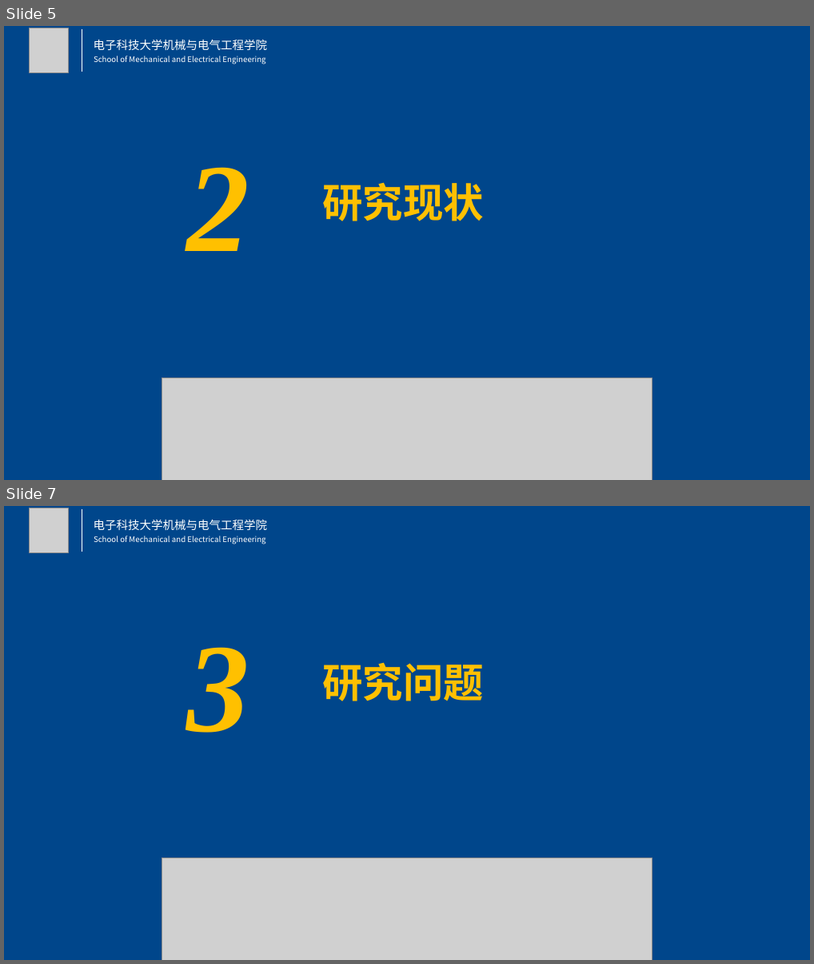
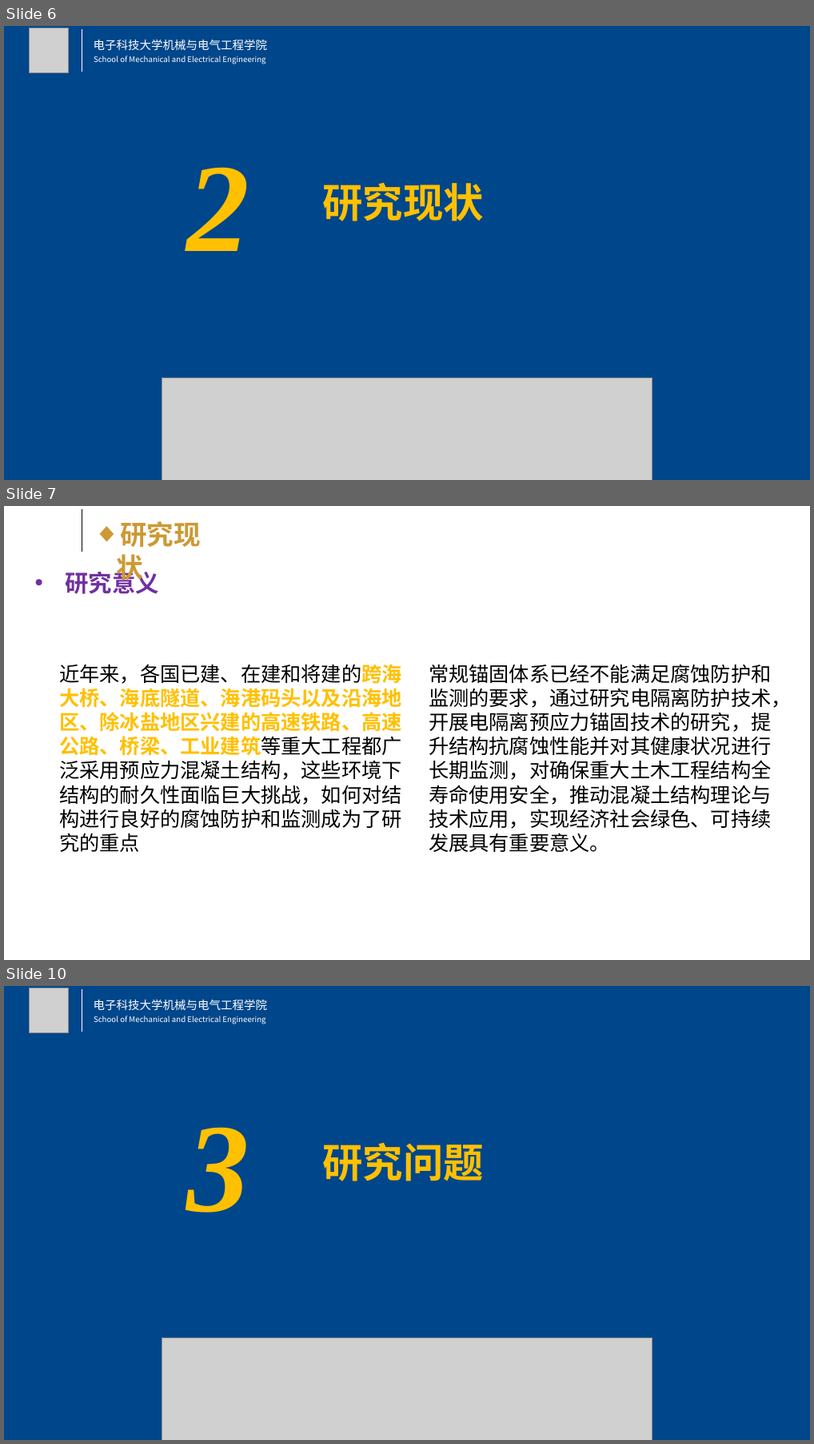
Before and after one commit to kokowhen/paper-manage, a slide deck: EIT/开题答辩slide.pptx. Shown one above the other, each under a label of ours: slides 5 and 7 before the commit, slides 6, 7 and 10 after it; the slides between them are not shown. The pictures are 814x964 and 814x1444 pixels, drawn with LibreOffice and Linux fonts; fonts in the diff are those of the drawing; grey boxes stand for pictures; background and template pictures are left out. Boxes give left, top, right and bottom in pixels: in the first picture for what was removed or moved away, otherwise in the second. Text is boxed around its words. In the diff, an @@ line names an element or a change of style, - is before the commit and + after.

```diff
--- a/EIT/开题答辩slide.pptx
+++ b/EIT/开题答辩slide.pptx
@@ slide 7 added at [4, 506, 810, 960], background #FFFFFF @@
@@ line added from (82, 509) to (82, 552), #000000 0.75 pt @@
@@ text added at [116, 521, 201, 584], 32 pt, text #CC9933, bold @@
+◆ 研究现状
@@ text added at [65, 568, 158, 594], 28 pt, text #7030A0, bold @@
+• 研究意义
@@ text added at [59, 664, 402, 852], 24 pt, text #000000 @@
+近年来，各国已建、在建和将建的跨海大桥、海底隧道、海港码头以及沿海地区、除冰盐地区兴建的高速铁路、高速公路、桥梁、工业建筑等重大工程都广泛采用预应力混凝土结构，这些环境下结构的耐久性面临巨大挑战，如何对结构进行良好的腐蚀防护和监测成为了研究的重点
@@ text added at [429, 664, 792, 852], 24 pt, text #000000 @@
+常规锚固体系已经不能满足腐蚀防护和监测的要求，通过研究电隔离防护技术，开展电隔离预应力锚固技术的研究，提升结构抗腐蚀性能并对其健康状况进行长期监测，对确保重大土木工程结构全寿命使用安全，推动混凝土结构理论与技术应用，实现经济社会绿色、可持续发展具有重要意义。
@@ what was slide 5 is now slide 6 @@
@@ what was slide 7 is now slide 10 @@
```
Also in this commit, not shown: 13 other slides added, 6 slides removed, 1 other file.
